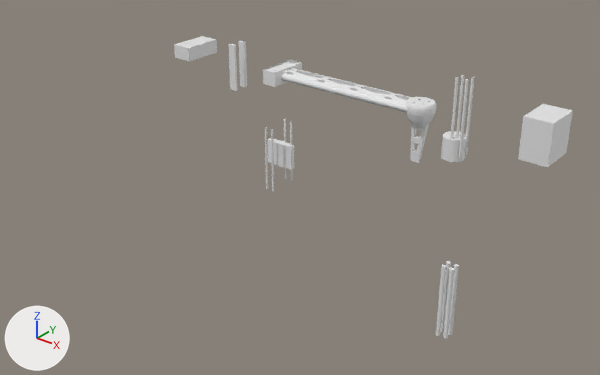
A saved change to the Blender file arm.blend.
Camera for both pictures: a 50 mm camera at (53.8, -84.7, 39.8) aimed at (-3.1, -13.5, -4.3). The lights are fixed; the arrows at lower left show +X, +Y and +Z.

The older version as bpy lines, for what is in view:
```python
me_cube = bpy.data.meshes.new('Cube')
me_cube.from_pydata(...)  # a box spanning x -1.0..1.0, y -1.0..1.0, z -1.0..1.0
me_cylinder_003 = bpy.data.meshes.new('Cylinder.003')
me_cylinder_003.from_pydata(...)  # a 6-sided cylinder along z spanning x -0.37..0.37, y -0.43..0.43, z -1.0..1.0
me_cylinder_004 = bpy.data.meshes.new('Cylinder.004')
me_cylinder_004.from_pydata(...)  # 20 vertices, 14 faces; spans x -0.87..0.87, y -6.58..0.5, z -1.0..1.0
ob_attachment_bracket = bpy.data.objects.new('Attachment Bracket', me_cube)
ob_attachment_bracket.location = (-31.52, -2.24, 5.26)
ob_attachment_bracket.scale = (1.49, 2.83, 0.976)
ob_hexagonal_cutout_tool = bpy.data.objects.new('Hexagonal Cutout Tool', me_cylinder_003)
ob_hexagonal_cutout_tool.location = (-15.62, -2.24, -7.05)
ob_hexagonal_cutout_tool.scale = (5.87, 1.43, 1.72)
_m = ob_hexagonal_cutout_tool.modifiers.new('Boolean', 'BOOLEAN')
_m.solver = 'FLOAT'
ob_pentagonal_cutout = bpy.data.objects.new('Pentagonal Cutout', me_cylinder_004)
ob_pentagonal_cutout.location = (-23.28, -3.27, 4.29)
ob_pentagonal_cutout.rotation_euler = (0.0, 0.0, 3.142)  # degrees (0, 0, 180)
ob_pentagonal_cutout.scale = (0.633, 0.334, 3.27)
_m = ob_pentagonal_cutout.modifiers.new('Boolean', 'BOOLEAN')
_m.solver = 'FLOAT'
# also in view: 'Screw Insets' at (12.2, -2.5, -20.0); 'Cube' at (22.0, -1.9, 5.3); 'Arm Cylinder' at (-3.8, -2.5, 1.9); 'motor screws' at (12.0, -2.5, 5.2); 'motor' at (-2.1, -2.2, -4.8)
```
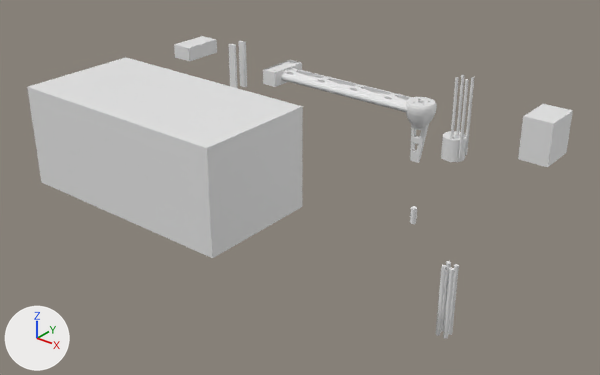
Commit message: Cutout for the back of the motor

Pixel boxes (x1, y1, x2, y2) of what changed, in the pictures (600 x 375 px):
'Cube.001', added: after (27, 57, 303, 258)
'Motor Back ', added: after (410, 206, 417, 224)

The change in detail:
Mesh me_cylinder_001 is new.
It is a 32-sided cylinder along z spanning x -1.0..1.0, y -1.0..1.0, z -1.0..1.0.
Object 'Cube.001' (ob_cube_001) is new; it shows a copy of the mesh of ob_attachment_bracket.
Its location is (-11.67, -27.13, 3.33).
Its scale is (14.0, 7.17, 5.94).
Object 'Motor Back ' (ob_motor_back) is new; it shows me_cylinder_001.
Its location is (6.56, -2.56, -9.43).
Its scale is (0.402, 0.402, -1.07).
It gains a BOOLEAN modifier named 'Boolean'.
Modifier setting: operation = 'INTERSECT'.
Modifier setting: solver = 'FLOAT'.
